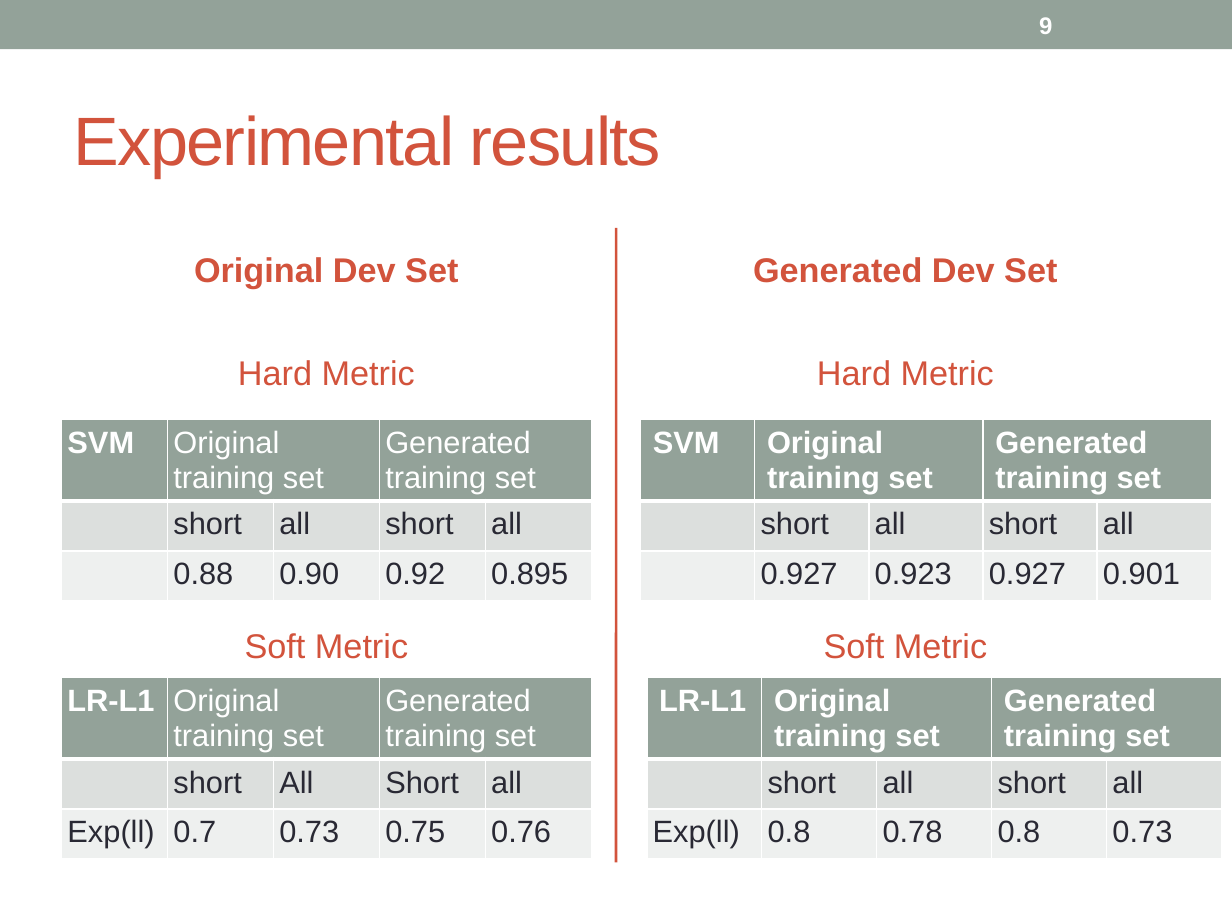
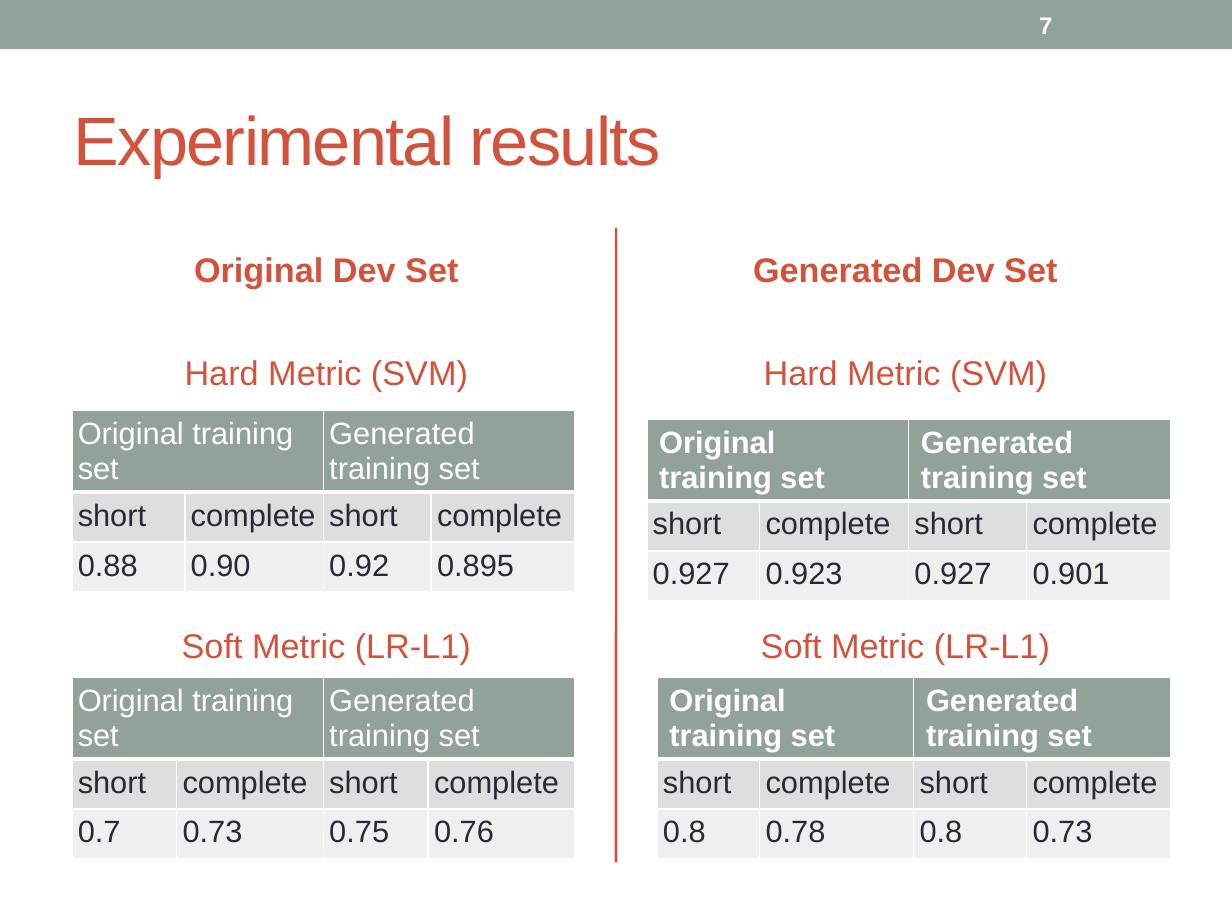
Before and after one commit to hunterhector/LangStats12Spring, a slide deck: slide 7 of Slides/11761-slides.pptx (slide 9 before the commit). Drawn at 1232x924 pixels with LibreOffice and Linux fonts; fonts in the diff are those of the drawing. Boxes give left, top, right and bottom in pixels: in the first picture for what was removed or moved away, otherwise in the second. Text is boxed around its words. In the diff, an @@ line names an element or a change of style, - is before the commit and + after.

```diff
--- a/Slides/11761-slides.pptx
+++ b/Slides/11761-slides.pptx
@@ page number at (x1=1039, y1=17, x2=1052, y2=34): text changed @@
-9
+7
@@ text at (x1=185, y1=360, x2=468, y2=391): text changed @@
-Hard Metric
+Hard Metric (SVM)
@@ text at (x1=764, y1=360, x2=1047, y2=391): text changed @@
-Hard Metric
+Hard Metric (SVM)
@@ table at (x1=71, y1=410, x2=575, y2=596) @@
-column 1: SVM |  | 
-column 2, row 2: all
+column 2, row 2: complete
-column 4, row 2: all
+column 4, row 2: complete
@@ table resized from (x1=62, y1=420, x2=591, y2=606) to (x1=71, y1=410, x2=575, y2=596) @@
@@ table at (x1=647, y1=420, x2=1172, y2=606) @@
-column 1: SVM |  | 
-column 2, row 2: all
+column 2, row 2: complete
-column 4, row 2: all
+column 4, row 2: complete
@@ table resized from (x1=641, y1=420, x2=1214, y2=606) to (x1=647, y1=420, x2=1172, y2=606) @@
@@ text at (x1=182, y1=633, x2=471, y2=664): text changed @@
-Soft Metric
+Soft Metric (LR-L1)
@@ text at (x1=761, y1=633, x2=1050, y2=664): text changed @@
-Soft Metric
+Soft Metric (LR-L1)
@@ table at (x1=71, y1=678, x2=574, y2=864) @@
-column 1: LR-L1 |  | Exp(ll)
-column 2, row 2: All
+column 2, row 2: complete
-column 3, row 2: Short
+column 3, row 2: short
-column 4, row 2: all
+column 4, row 2: complete
@@ table resized from (x1=62, y1=678, x2=591, y2=864) to (x1=71, y1=678, x2=574, y2=864) @@
@@ table at (x1=657, y1=678, x2=1170, y2=864) @@
-column 1: LR-L1 |  | Exp(ll)
-column 2, row 2: all
+column 2, row 2: complete
-column 4, row 2: all
+column 4, row 2: complete
@@ table resized from (x1=647, y1=678, x2=1220, y2=864) to (x1=657, y1=678, x2=1170, y2=864) @@
```
Also in this commit, not shown: 8 other slides changed, 2 slides added, 4 slides removed.
